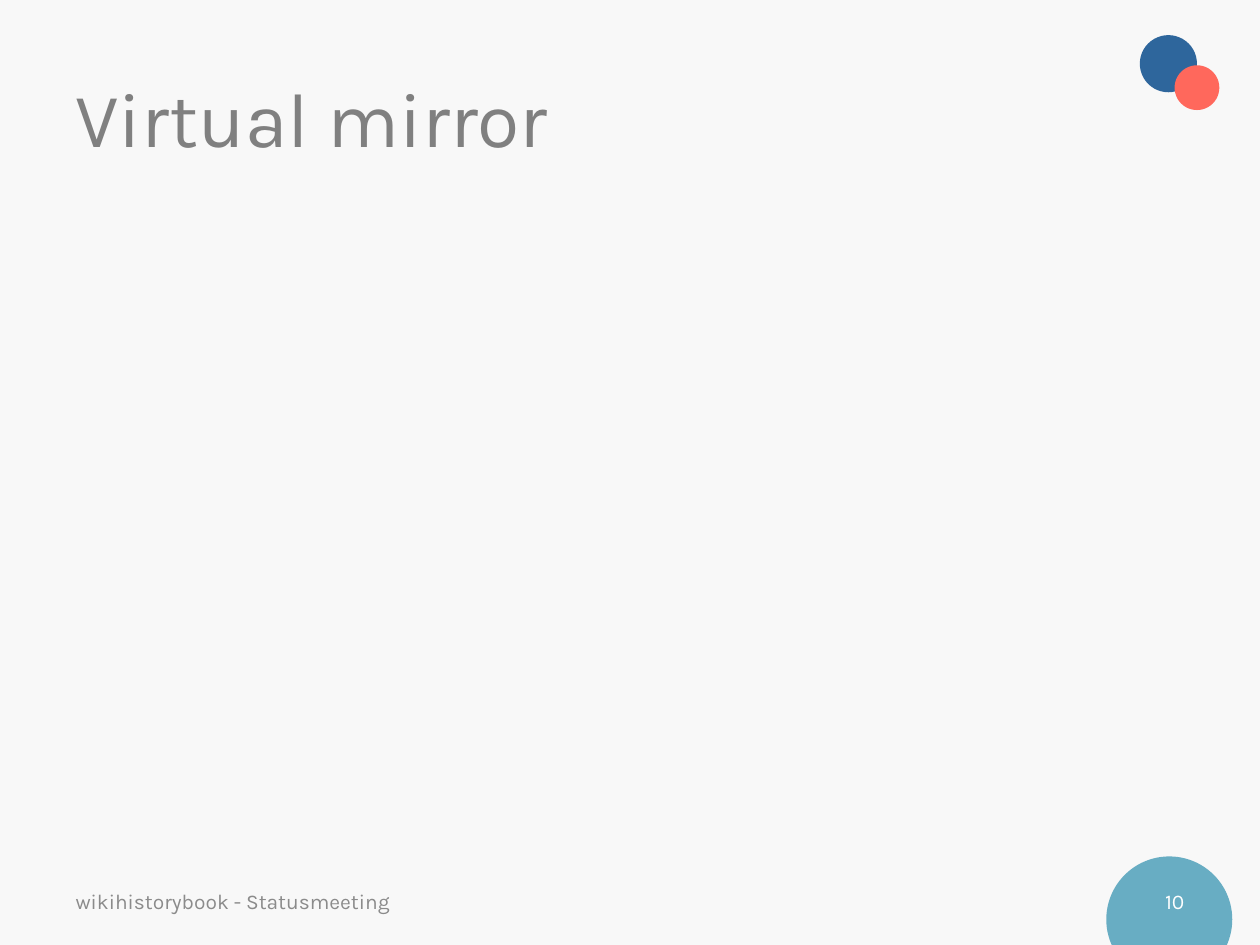
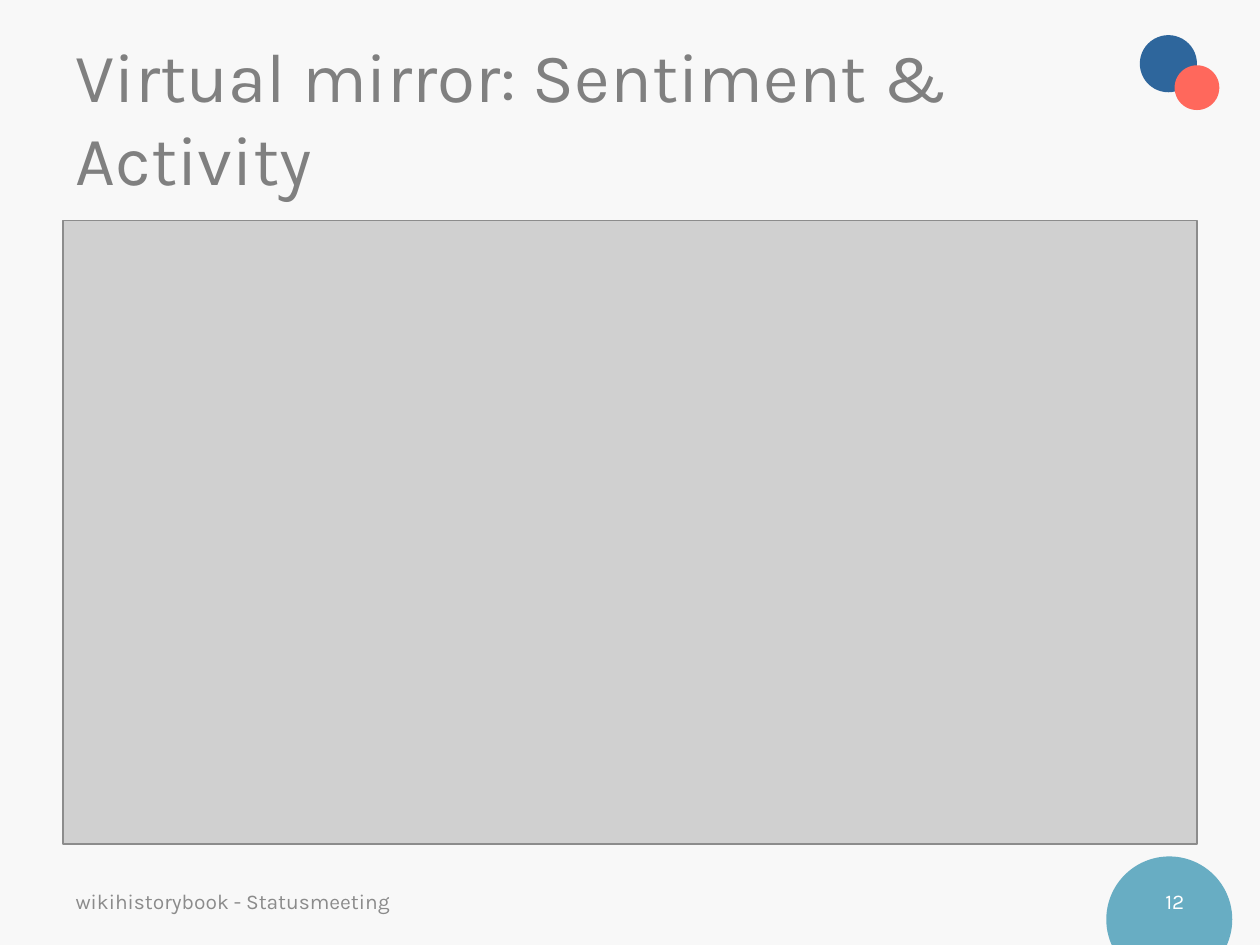
Before and after one commit to neptunehigh/wikihistorybook, a slide deck: slide 12 of administration/Sprint presentations/Presentation_Sprint_2.pptx (slide 10 before the commit). Drawn at 1260x945 pixels with LibreOffice and Linux fonts; fonts in the diff are those of the drawing; grey boxes stand for pictures; background and template pictures are left out. Boxes give left, top, right and bottom in pixels: in the first picture for what was removed or moved away, otherwise in the second. Text is boxed around its words. In the diff, an @@ line names an element or a change of style, - is before the commit and + after.

Commit message:
added virtual mirror

```diff
--- a/administration/Sprint presentations/Presentation_Sprint_2.pptx
+++ b/administration/Sprint presentations/Presentation_Sprint_2.pptx
@@ title at bbox=[76, 54, 867, 201]: text changed; size 44 to 39.6 pt @@
-Virtual mirror
+Virtual mirror: Sentiment & Activity
@@ picture added at bbox=[63, 220, 1197, 844] @@
@@ page number at bbox=[1165, 895, 1184, 909]: text changed @@
-10
+12
```
Also in this commit, not shown: 1 other slide changed, 5 slides added.
